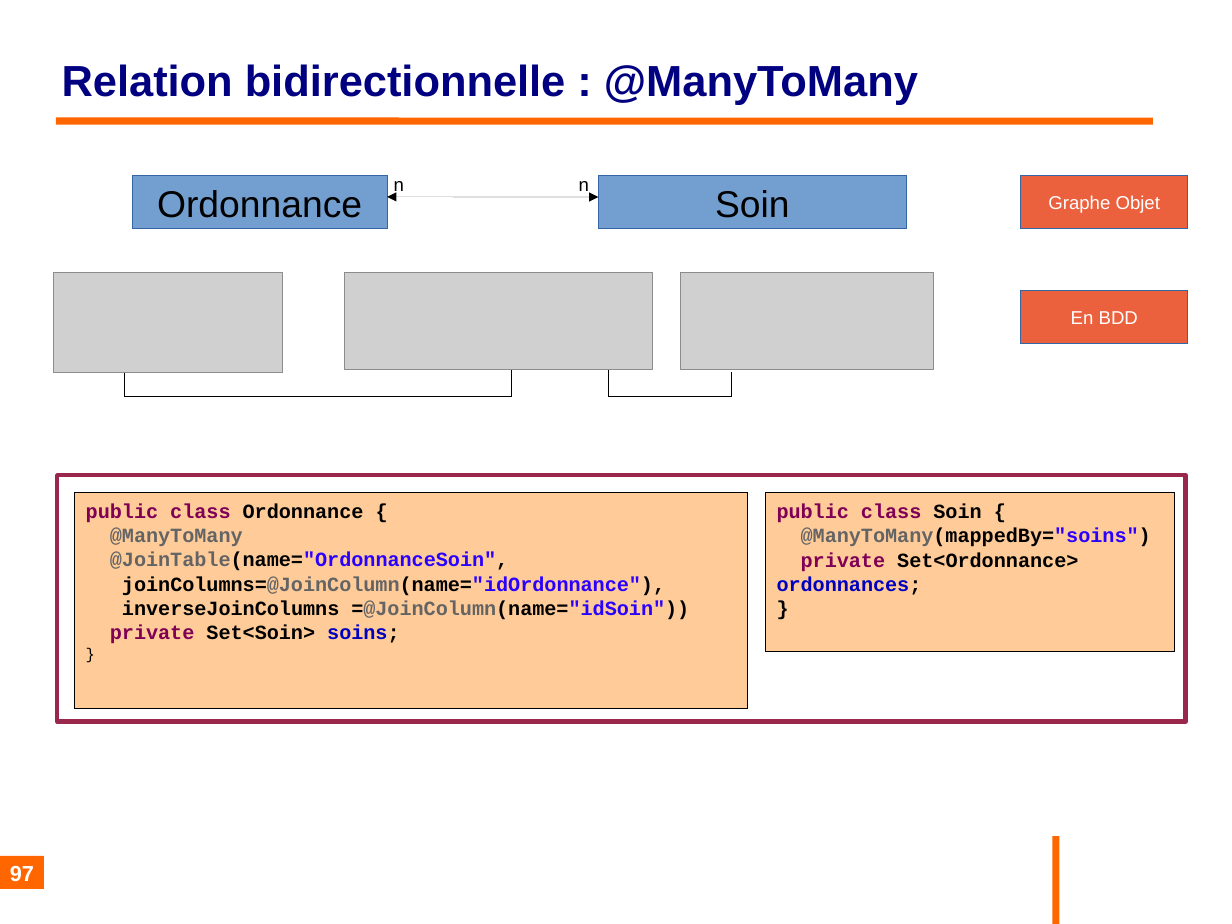
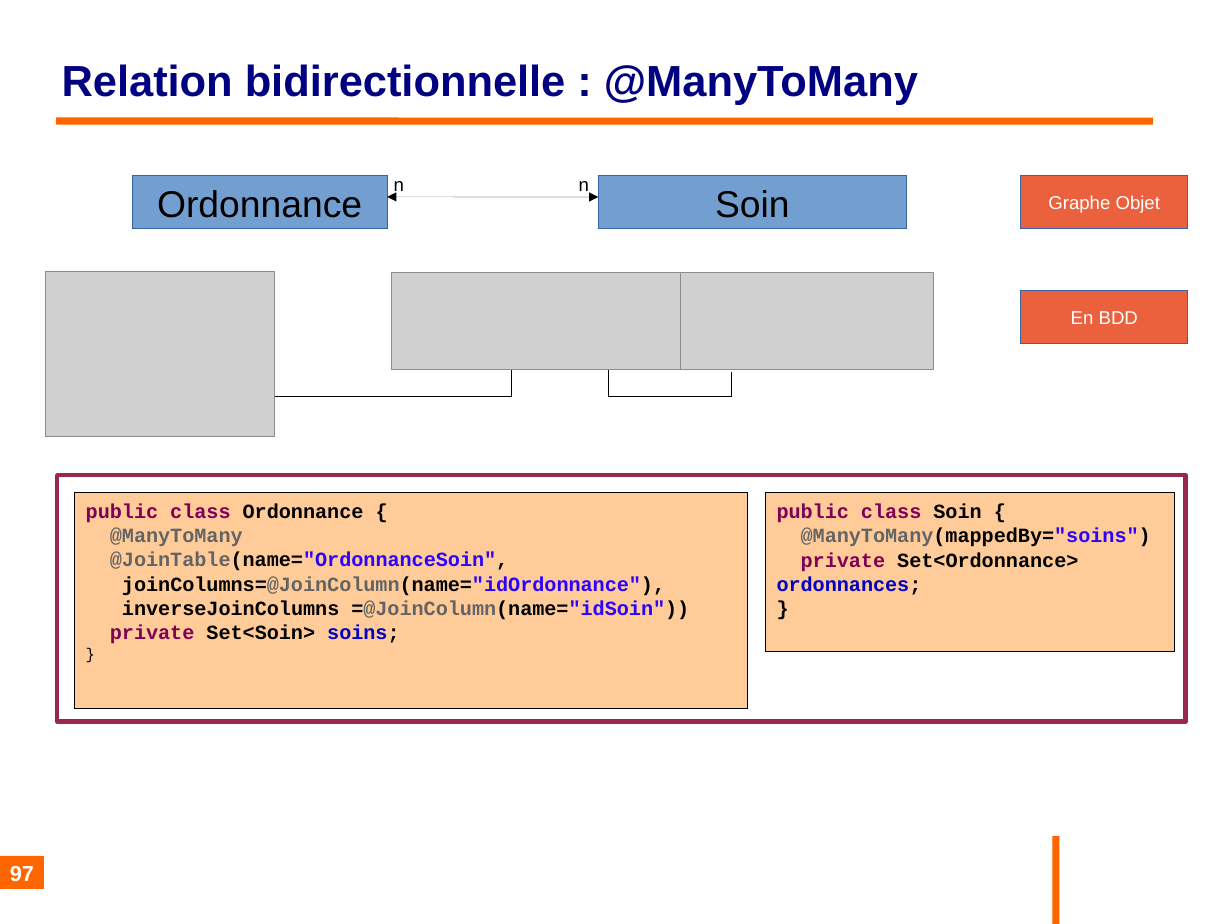
Before and after one commit to philphils/formation-hibernate-basique, a slide deck: slide 97 of Documentation/diapo_formation_hibernate.odp. Drawn at 1232x924 pixels with LibreOffice and Linux fonts; fonts in the diff are those of the drawing; grey boxes stand for pictures; background and template pictures are left out. Boxes give left, top, right and bottom in pixels: in the first picture for what was removed or moved away, otherwise in the second. Text is boxed around its words. In the diff, an @@ line names an element or a change of style, - is before the commit and + after.

Commit message:
Correction coquille schema manyToMany

```diff
--- a/Documentation/diapo_formation_hibernate.odp
+++ b/Documentation/diapo_formation_hibernate.odp
@@ picture: place and size @@
-picture at box(54, 273, 283, 372)
+picture at box(46, 272, 275, 437)
@@ picture: place and size @@
-picture at box(344, 273, 653, 370)
+picture at box(391, 273, 736, 370)
@@ line removed from (124, 396) to (124, 371) @@
```
